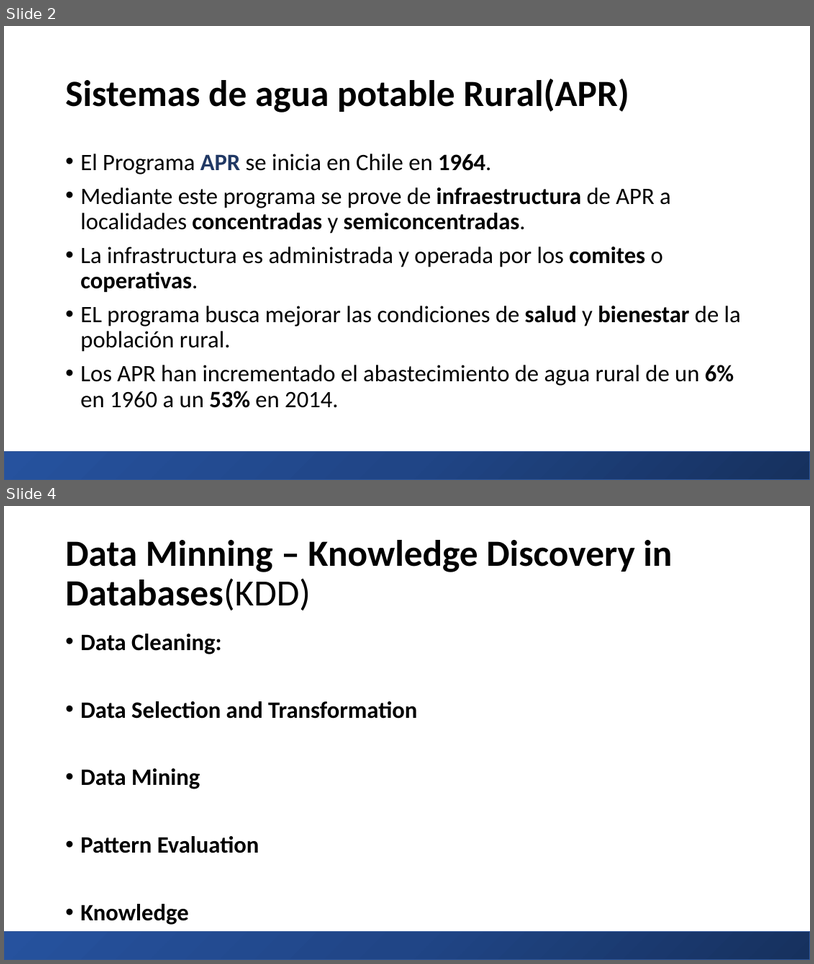
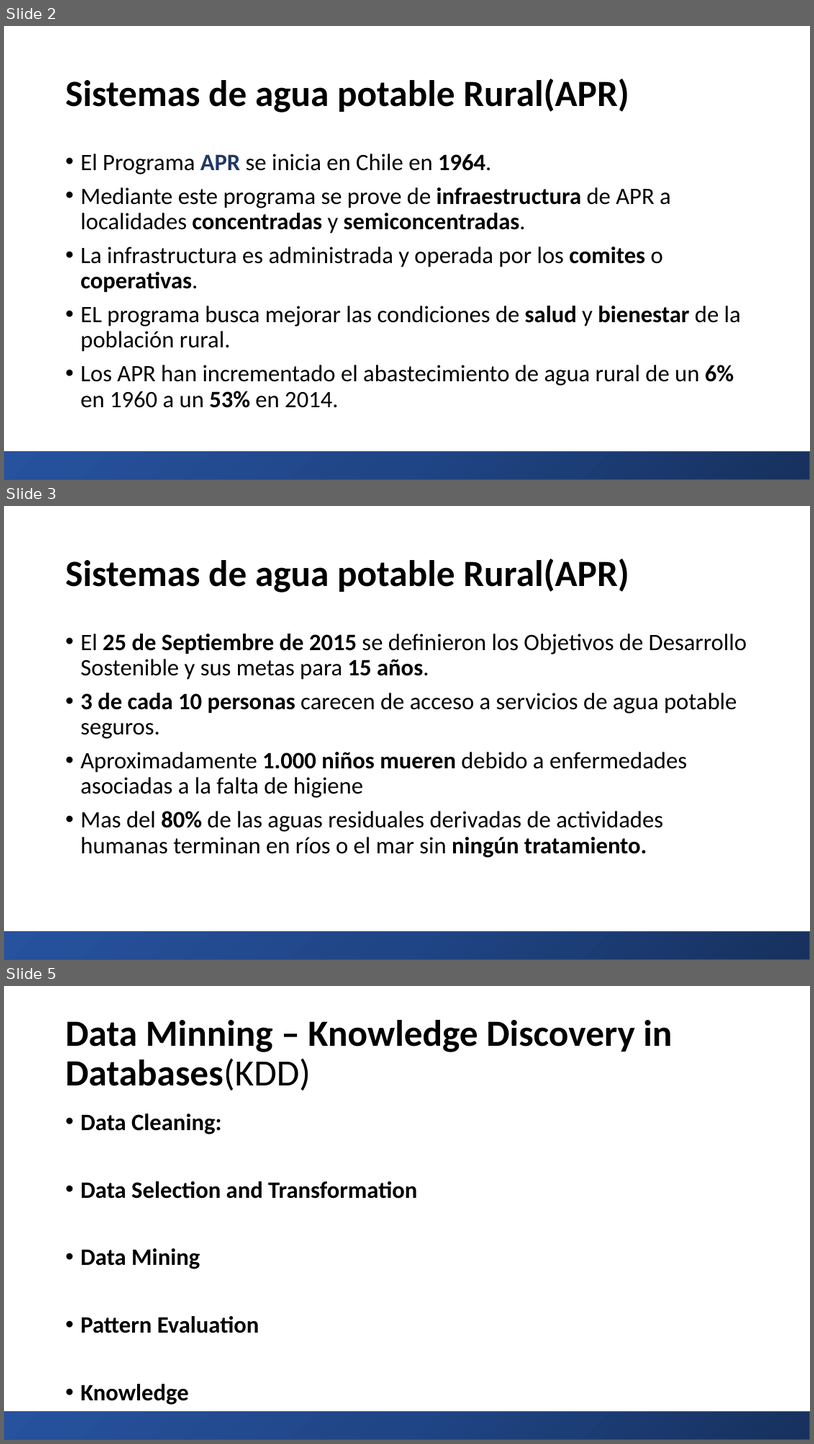
Before and after one commit to natalyosses/APR, a slide deck: Presentacion_pycon.pptx. Shown one above the other, each under a label of ours: slides 2 and 4 before the commit, slides 2, 3 and 5 after it; the slides between them are not shown. The pictures are 814x964 and 814x1444 pixels, drawn with LibreOffice and Linux fonts; fonts in the diff are those of the drawing. Boxes give left, top, right and bottom in pixels: in the first picture for what was removed or moved away, otherwise in the second. Text is boxed around its words. In the diff, an @@ line names an element or a change of style, - is before the commit and + after.

```diff
--- a/Presentacion_pycon.pptx
+++ b/Presentacion_pycon.pptx
@@ slide 3 added at [4,506,810,960], background #FFFFFF @@
@@ title added at [65,559,630,592], 44 pt, text #000000, bold @@
+Sistemas de agua potable Rural(APR)
@@ text added at [80,633,747,857], 28 pt, text #000000 @@
+• El 25 de Septiembre de 2015 se definieron los Objetivos de Desarrollo Sostenible y sus metas para 15 años.
+• 3 de cada 10 personas carecen de acceso a servicios de agua potable seguros.
+• Aproximadamente 1.000 niños mueren debido a enfermedades asociadas a la falta de higiene
+• Mas del 80% de las aguas residuales derivadas de actividades humanas terminan en ríos o el mar sin ningún tratamiento.
@@ rectangle added at [4,932,810,960], fill gradient #18315E to #224585 to #28529E, outline #2F5597 1 pt @@
@@ what was slide 4 is now slide 5 @@
```
Also in this commit, not shown: 1 other slide added, 1 slide removed, 1 other file.
